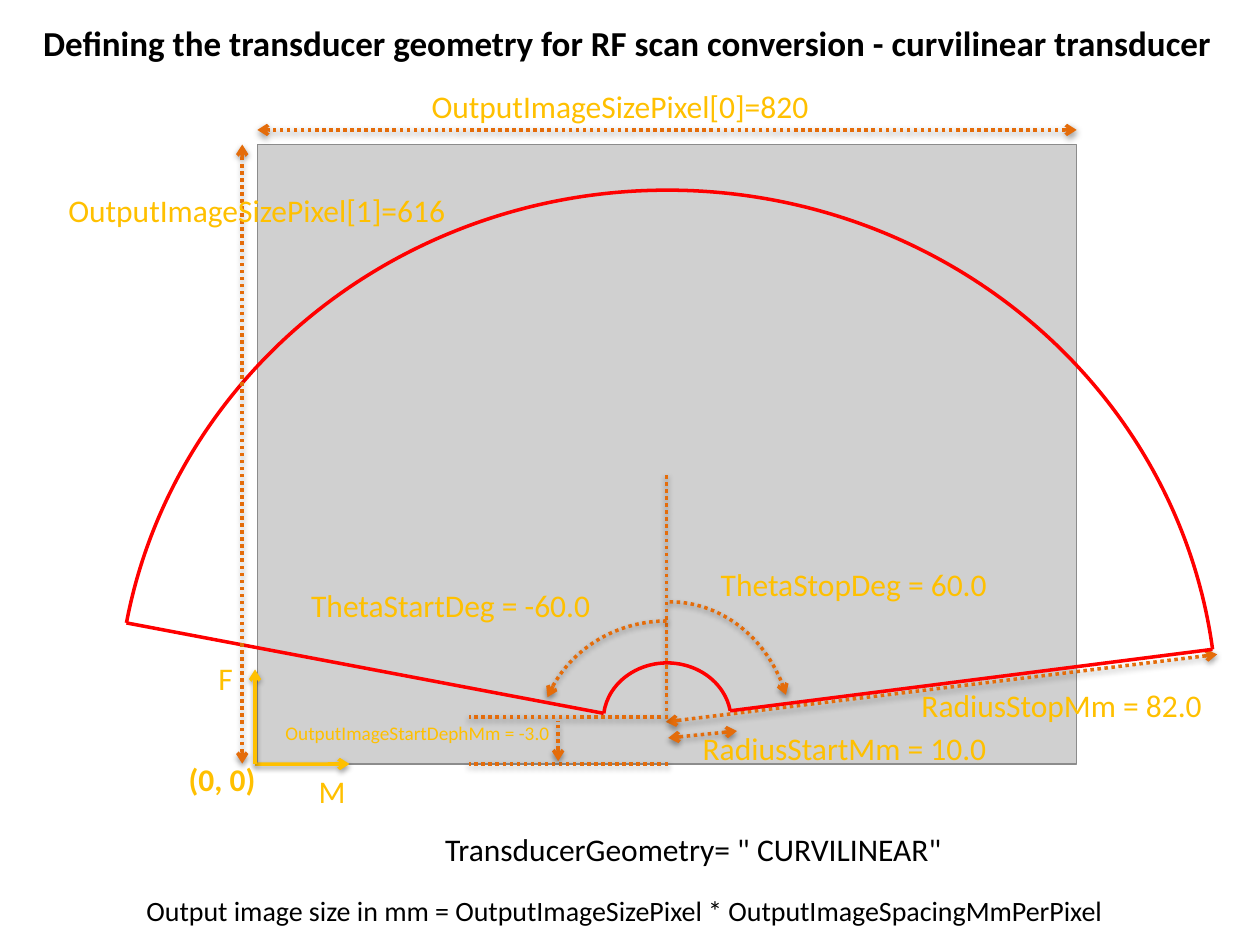
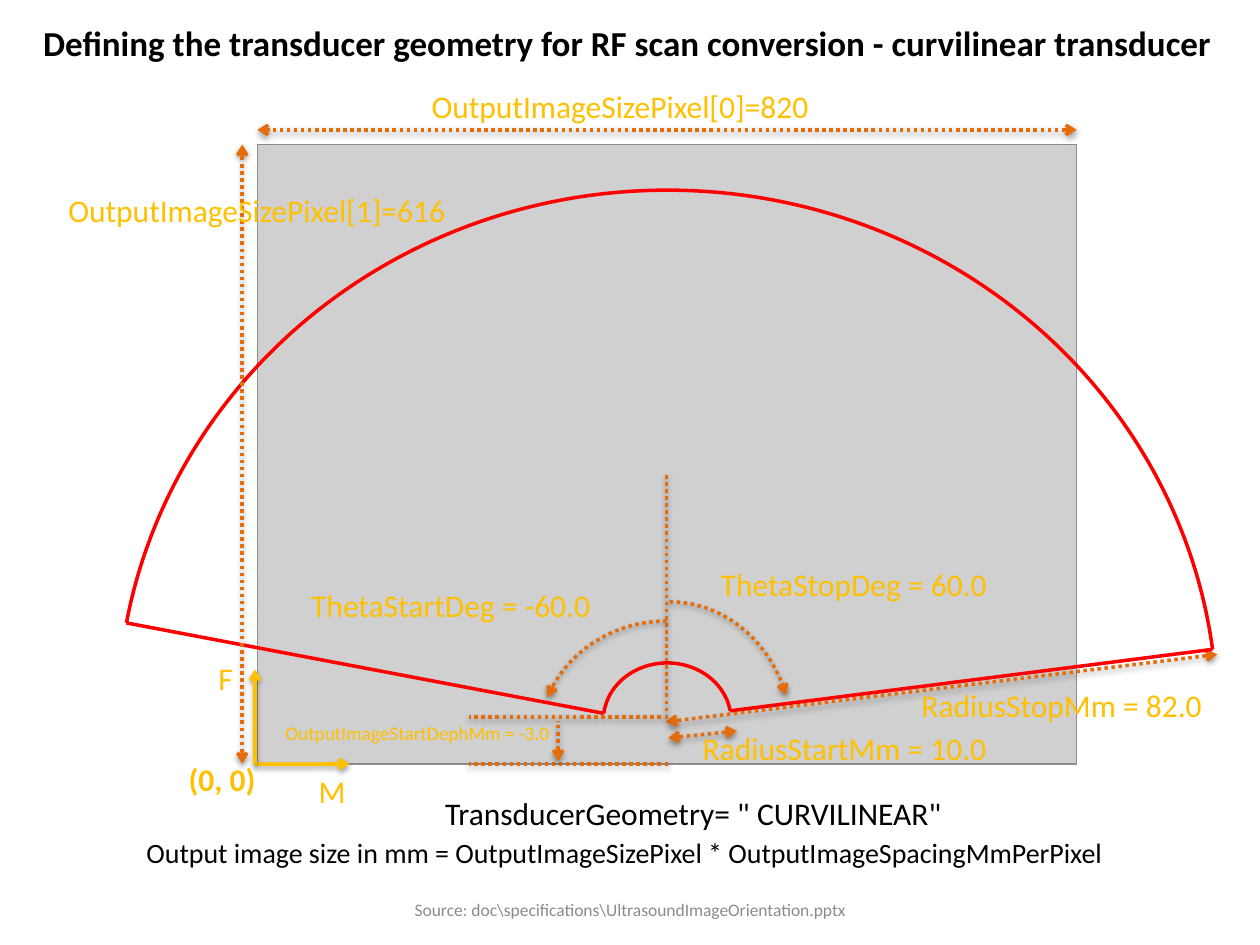
Before and after one commit to thewtex/Plus, a slide deck: slide 6 of doc/specifications/UltrasoundImageOrientation.pptx. Drawn at 1260x945 pixels with LibreOffice and Linux fonts; fonts in the diff are those of the drawing; grey boxes stand for pictures. Boxes give left, top, right and bottom in pixels: in the first picture for what was removed or moved away, otherwise in the second. Text is boxed around its words. In the diff, an @@ line names an element or a change of style, - is before the commit and + after.

Commit message:
Updated links and outdated info in tutorials and specifications

```diff
--- a/doc/specifications/UltrasoundImageOrientation.pptx
+++ b/doc/specifications/UltrasoundImageOrientation.pptx
@@ text "TransducerGeometry= " CURVILINEAR"": place and size @@
-text "TransducerGeometry= " CURVILINEAR"" at <box>445,839,941,866</box>
+text "TransducerGeometry= " CURVILINEAR"" at <box>445,803,941,830</box>
@@ text "Output image size in mm ...": place and size @@
-text "Output image size in mm ..." at <box>146,901,1101,926</box>
+text "Output image size in mm ..." at <box>146,843,1101,868</box>
@@ text added at <box>415,904,845,919</box>, 10 pt, text #8C8C8C @@
+Source: doc\specifications\UltrasoundImageOrientation.pptx
```
Also in this commit, not shown: 6 other slides changed, 3 other files.
